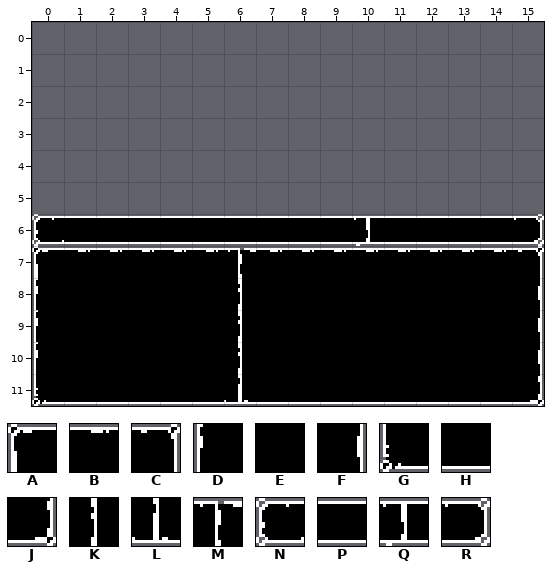
Two versions of a level (Tiled map (JSON), data/maps/dialogue.json). That is the earlier state.
Cells are 16x16 px. Shown: x 0..15, y 0..11. The old version is drawn lined up with the new one.
Key: from "menu": A 0, B 1, C 2, D 5, E 6, F 7, G 10, H 11, J 12, K 13, L 15, M 16, N 20, P 21, Q 22, R 23.
_ is an empty cell.
Layer "Tile Layer 3" before, first column x 0:
 0 ________________
 1 ________________
 2 ________________
 3 ________________
 4 ________________
 5 ________________
 6 NPPPPPPPPPQPPPPR
 7 ABBBBBMBBBBBBBBC
 8 DEEEEEKEEEEEEEEF
 9 DEEEEEKEEEEEEEEF
10 DEEEEEKEEEEEEEEF
11 GHHHHHLHHHHHHHHJ
New version:
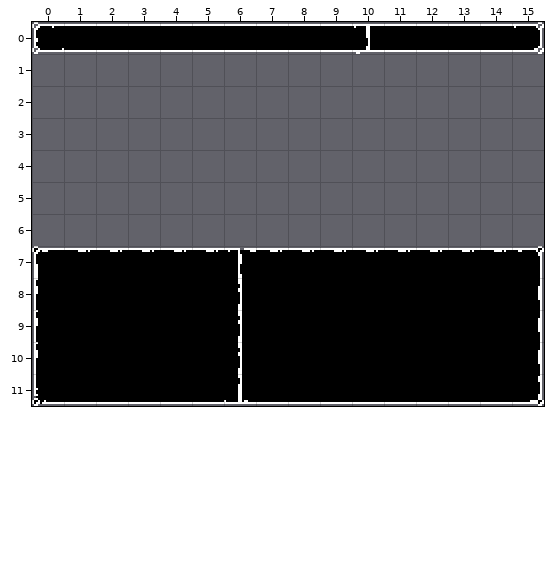
From the commit log: adds more dialoge content and updated dialogue menu
Change:
Changed rows in their new state; . is an unchanged cell.
map size 16x6 -> 16x12 cells (old content now starts at 0,6; both pictures use the new coordinates)
Layer "Tile Layer 3":
first column x 0:
 0 NPPPPPPPPPQPPPPR
first column x 0:
 6 ________________
Where, in picture pixels (left, top, right, bottom), the same in both pictures:
added: (32, 22, 544, 54)
removed: (32, 214, 544, 246)
